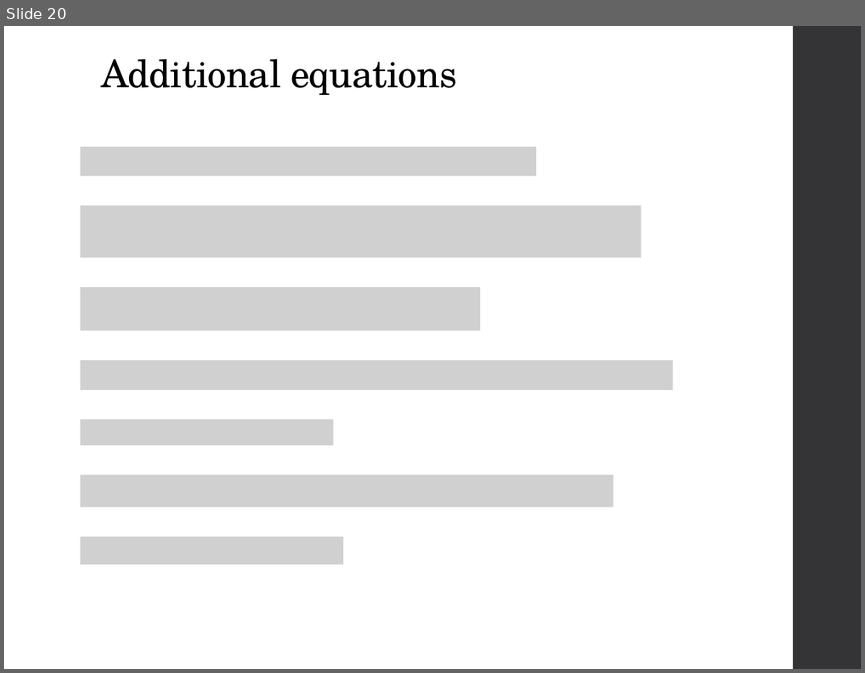
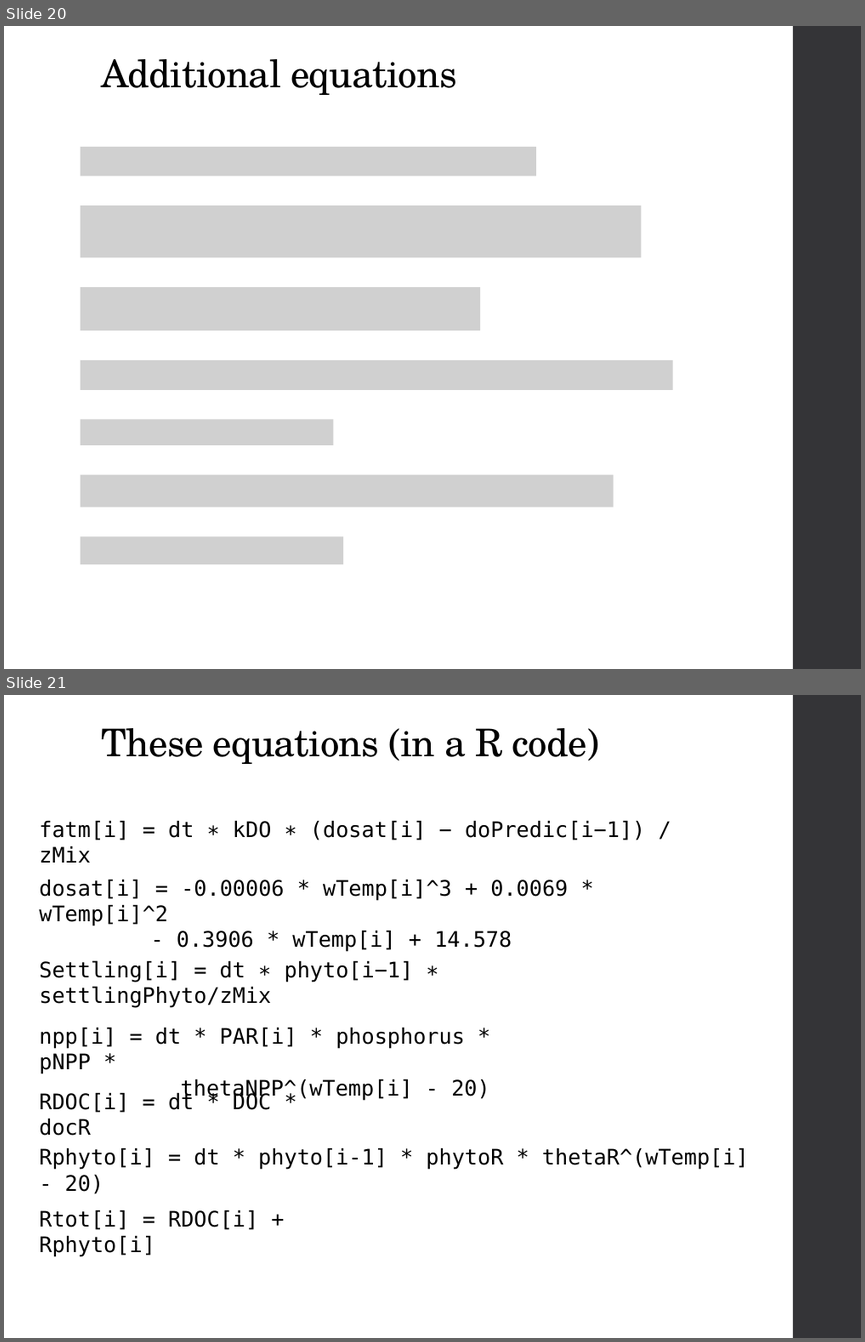
Before and after one commit to camilleminaudo/oxygen-model-demo, a slide deck: 20221222_Building a process-based model, from scratch.pptx. Shown one above the other, each under a label of ours: slide 20 before the commit, slides 20 and 21 after it. The pictures are 865x673 and 865x1342 pixels, drawn with LibreOffice and Linux fonts; fonts in the diff are those of the drawing; grey boxes stand for pictures. Boxes give left, top, right and bottom in pixels: in the first picture for what was removed or moved away, otherwise in the second. Text is boxed around its words. In the diff, an @@ line names an element or a change of style, - is before the commit and + after.

```diff
--- a/20221222_Building a process-based model, from scratch.pptx
+++ b/20221222_Building a process-based model, from scratch.pptx
@@ slide 21 added at <box>4,695,861,1338</box>, background #FFFFFF; not listed: 1 template element that a slide beside it also shows @@
@@ title added at <box>101,728,600,764</box>, 32 pt, text #000000 @@
+These equations (in a R code)
@@ text added at <box>39,821,645,840</box>, 18 pt, text #000000 @@
+fatm[i] = dt ∗ kDO ∗ (dosat[i] − doPredic[i−1]) / zMix
@@ text added at <box>39,879,568,952</box>, 18 pt, text #000000 @@
+dosat[i] = -0.00006 * wTemp[i]^3 + 0.0069 * wTemp[i]^2
+- 0.3906 * wTemp[i] + 14.578
@@ text added at <box>39,960,414,1008</box>, 18 pt, text #000000 @@
+Settling[i] = dt ∗ phyto[i−1] ∗ settlingPhyto/zMix
@@ text added at <box>39,1027,490,1100</box>, 18 pt, text #000000 @@
+npp[i] = dt * PAR[i] * phosphorus * pNPP *
+thetaNPP^(wTemp[i] - 20)
@@ text added at <box>39,1091,272,1135</box>, 18 pt, text #000000 @@
+RDOC[i] = dt * DOC * docR
@@ text added at <box>39,1148,749,1169</box>, 18 pt, text #000000 @@
+Rphyto[i] = dt * phyto[i-1] * phytoR * thetaR^(wTemp[i] - 20)
@@ text added at <box>39,1210,258,1257</box>, 18 pt, text #000000 @@
+Rtot[i] = RDOC[i] + Rphyto[i]
```
Also in this commit, not shown: 3 slides changed, 4 other slides added, 1 slide removed, 1 other file.
